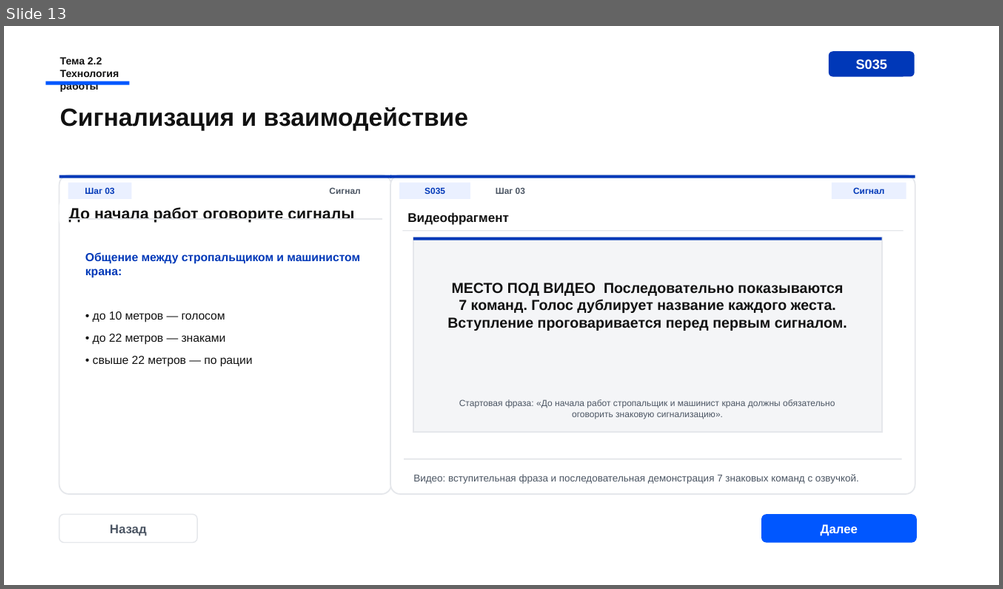
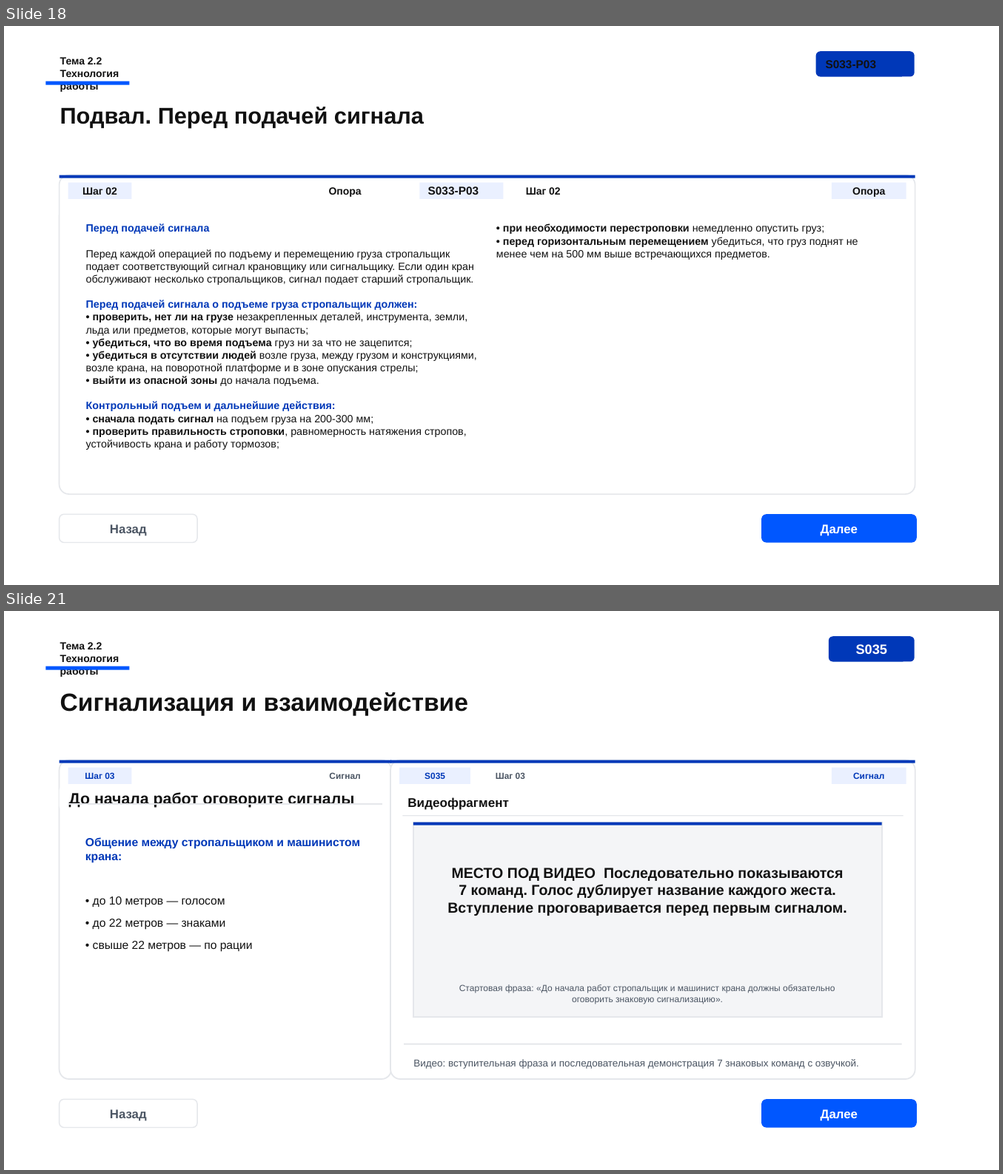
Before and after one commit to Armankanat2/EV-Strop, a slide deck: presentations/ispring-course/module-01-stropovka-gruzov/live-preview/S029_theme22_preview_2026-06-30_v13_ev-group-techstyle-premium-subslides.pptx. Shown one above the other, each under a label of ours: slide 13 before the commit, slides 18 and 21 after it; the slides between them are not shown. The pictures are 1003x589 and 1003x1174 pixels, drawn with LibreOffice and Linux fonts; fonts in the diff are those of the drawing. Boxes give left, top, right and bottom in pixels: in the first picture for what was removed or moved away, otherwise in the second. Text is boxed around its words. In the diff, an @@ line names an element or a change of style, - is before the commit and + after.

```diff
--- a/presentations/ispring-course/module-01-stropovka-gruzov/live-preview/S029_theme22_preview_2026-06-30_v13_ev-group-techstyle-premium-subslides.pptx
+++ b/presentations/ispring-course/module-01-stropovka-gruzov/live-preview/S029_theme22_preview_2026-06-30_v13_ev-group-techstyle-premium-subslides.pptx
@@ slide 18 added at [4, 26, 999, 585], background #FFFFFF @@
@@ text added at [60, 57, 119, 93], 10 pt, text #111111, bold @@
+Тема 2.2
+Технология работы
@@ rounded rectangle added at [816, 51, 914, 77], fill #0038B8, 11 pt, text #111111, bold @@
+S033-P03
@@ rectangle added at [45, 82, 129, 85], fill #0057FF @@
@@ text added at [60, 107, 424, 128], 22 pt, text #111111, bold @@
+Подвал. Перед подачей сигнала
@@ rounded rectangle added at [60, 175, 915, 494], fill #FFFFFF, outline #E5E7EB 1.15 pt @@
@@ rectangle added at [60, 175, 915, 178], fill #0038B8 @@
@@ rectangle added at [68, 183, 131, 199], fill #EAF0FF, 10 pt, text #111111, bold @@
+Шаг 02
@@ text added at [329, 187, 361, 197], 10 pt, text #111111, bold @@
+Опора
@@ rectangle added at [420, 183, 504, 199], fill #EAF0FF, 11 pt, text #111111, bold @@
+S033-P03
@@ text added at [526, 187, 560, 195], 10 pt, text #111111, bold @@
+Шаг 02
@@ rectangle added at [831, 183, 906, 199], fill #EAF0FF, 10 pt, text #111111, bold @@
+Опора
@@ text added at [86, 224, 477, 450], 10.2 pt, text #111111 @@
+Перед подачей сигнала
+Перед каждой операцией по подъему и перемещению груза стропальщик подает соответствующий сигнал крановщику или сигнальщику. Если один кран обслуживают несколько стропальщиков, сигнал подает старший стропальщик.
+Перед подачей сигнала о подъеме груза стропальщик должен:
+• проверить, нет ли на грузе незакрепленных деталей, инструмента, земли, льда или предметов, которые могут выпасть;
+• убедиться, что во время подъема груз ни за что не зацепится;
+• убедиться в отсутствии людей возле груза, между грузом и конструкциями, возле крана, на поворотной платформе и в зоне опускания стрелы;
+• выйти из опасной зоны до начала подъема.
+Контрольный подъем и дальнейшие действия:
+• сначала подать сигнал на подъем груза на 200-300 мм;
+• проверить правильность строповки, равномерность натяжения стропов, устойчивость крана и работу тормозов;
+• при необходимости перестроповки немедленно опустить груз;
+• перед горизонтальным перемещением убедиться, что груз поднят не менее чем на 500 мм выше встречающихся предметов.
@@ rounded rectangle added at [60, 514, 197, 543], fill #FFFFFF, outline #E5E7EB 1 pt, 12 pt, text #4B5563, bold @@
+Назад
@@ rounded rectangle added at [761, 514, 916, 543], fill #0057FF, 12 pt, text #FFFFFF, bold @@
+Далее
@@ what was slide 13 is now slide 21 @@
```
Also in this commit, not shown: 4 slides changed, 8 other slides added, 1 slide removed, 10 other files.
